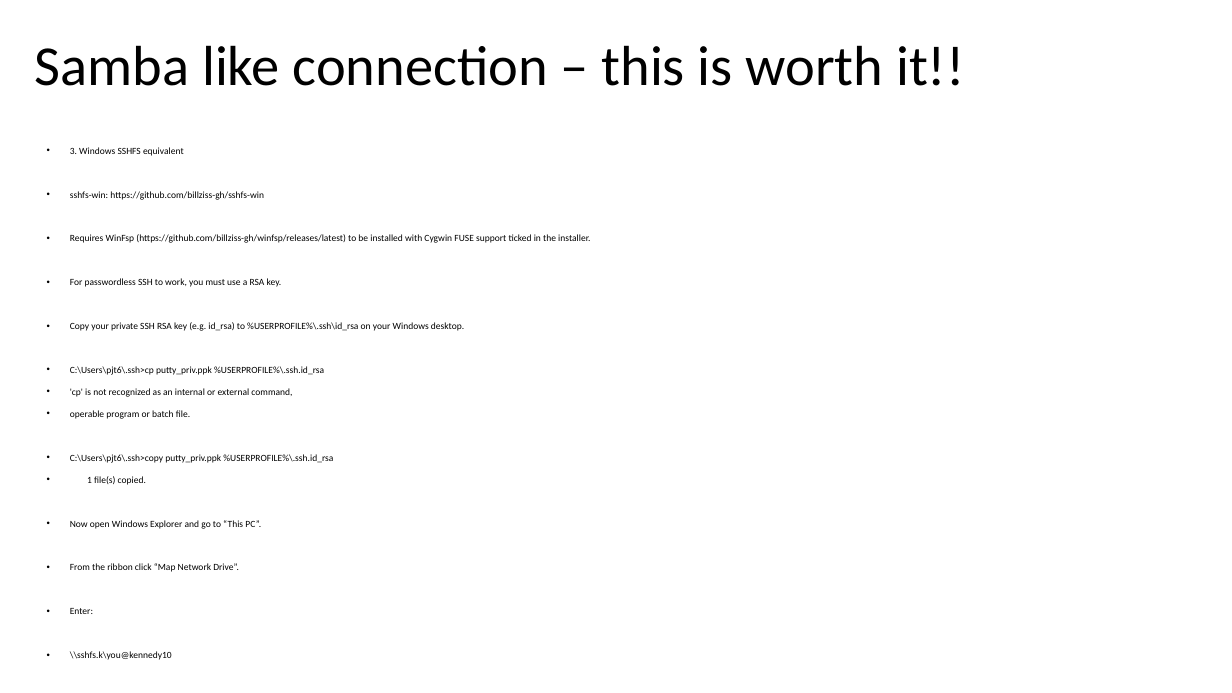
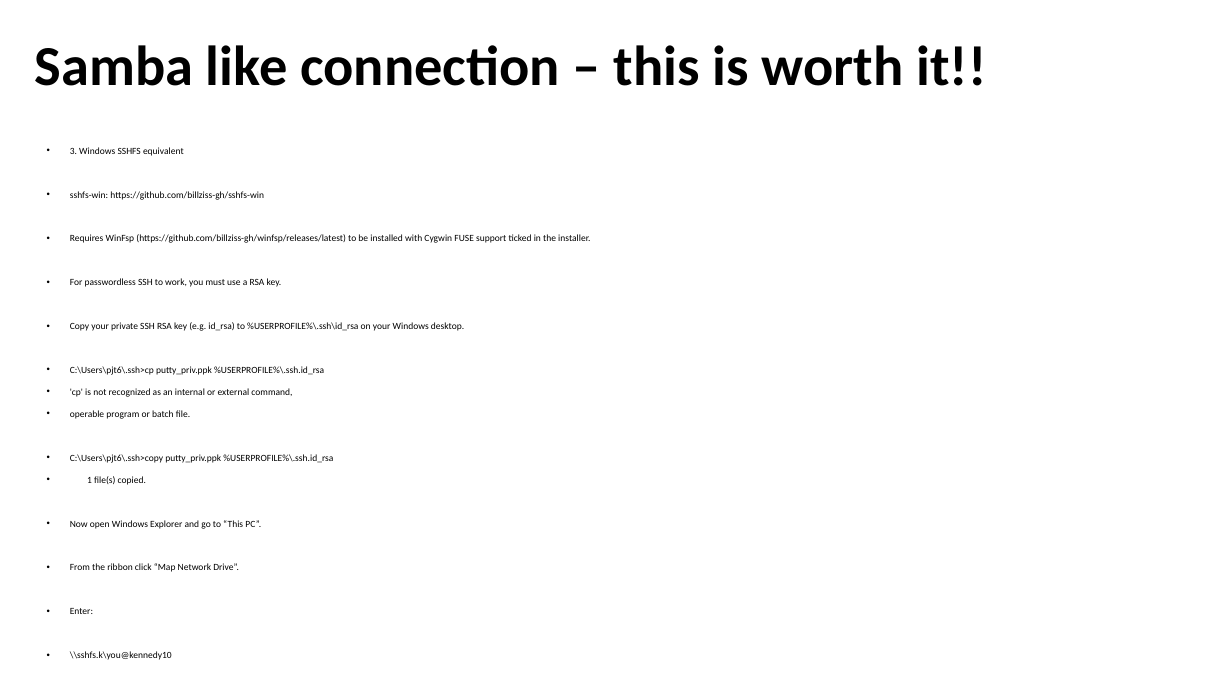
Before and after one commit to peterthorpe5/How_to_use_Kennedy_HPC, a slide deck: slide 19 of kenedy_getting_started-V1.pptx (slide 18 before the commit). Drawn at 1232x693 pixels with LibreOffice and Linux fonts; fonts in the diff are those of the drawing. Boxes give left, top, right and bottom in pixels: in the first picture for what was removed or moved away, otherwise in the second. Text is boxed around its words. In the diff, an @@ line names an element or a change of style, - is before the commit and + after.

```diff
--- a/kenedy_getting_started-V1.pptx
+++ b/kenedy_getting_started-V1.pptx
@@ title "Samba like connection – this ..." at [35,45,986,86]: bold on @@
```
Also in this commit, not shown: 7 other slides changed.
